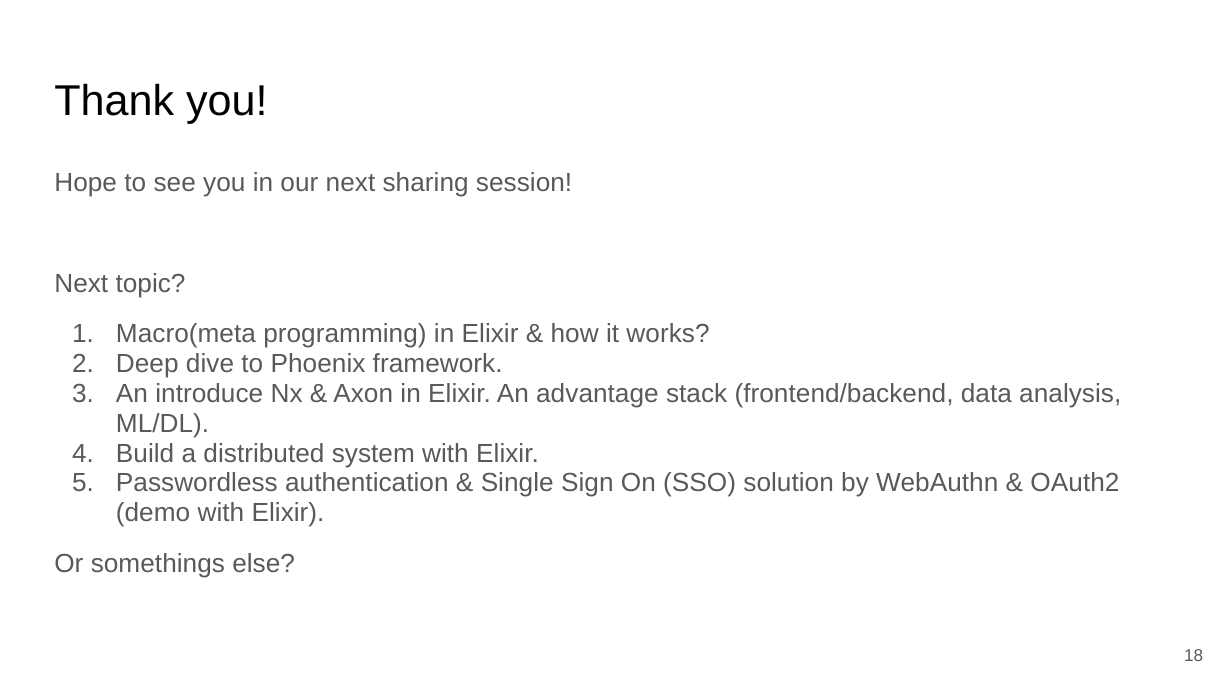
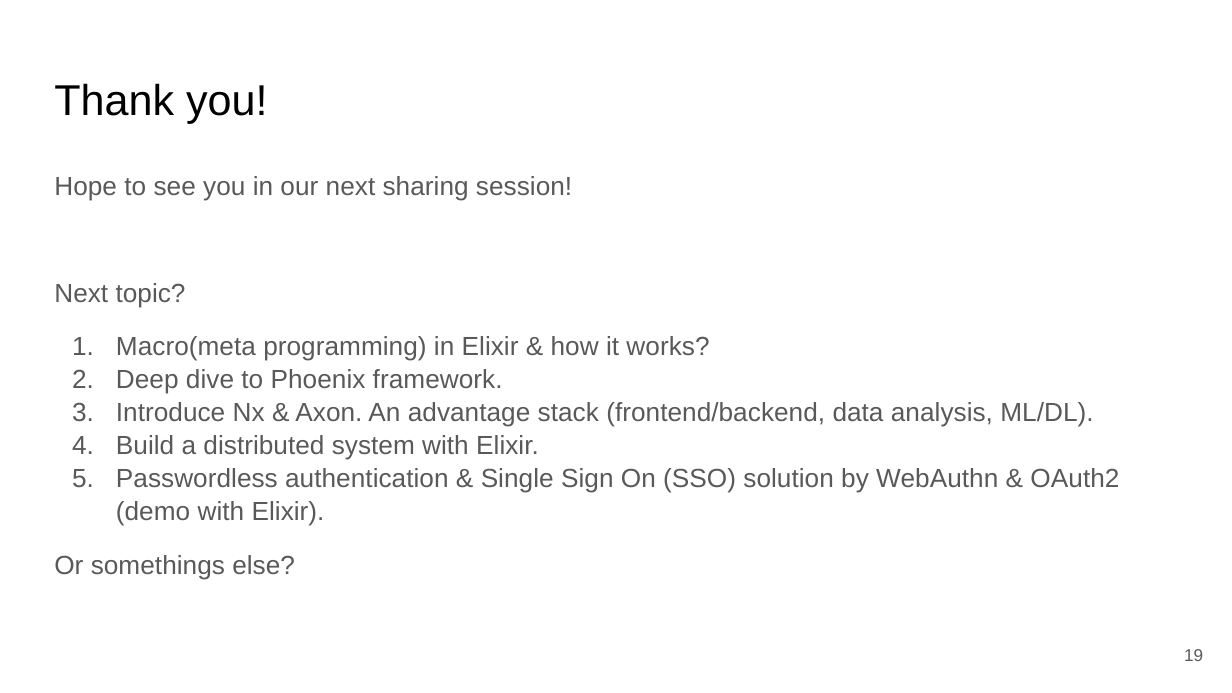
Before and after one commit to ohhi-vn/live_pub_demo, a slide deck: slide 19 of slide/Phoenix LiveView & Pubsub for Realtime & Scalable web app.pptx (slide 18 before the commit). Drawn at 1232x693 pixels with LibreOffice and Linux fonts; fonts in the diff are those of the drawing. Boxes give left, top, right and bottom in pixels: in the first picture for what was removed or moved away, otherwise in the second. Text is boxed around its words. In the diff, an @@ line names an element or a change of style, - is before the commit and + after.

```diff
--- a/slide/Phoenix LiveView & Pubsub for Realtime & Scalable web app.pptx
+++ b/slide/Phoenix LiveView & Pubsub for Realtime & Scalable web app.pptx
@@ text at (54,176,1119,580): line spacing 0.95 to 1.05 @@
@@ text at (116,402,1093,427): text changed @@
-3. An introduce Nx & Axon in Elixir. An advantage stack (frontend/backend, data analysis, ML/DL).
+3. Introduce Nx & Axon. An advantage stack (frontend/backend, data analysis, ML/DL).
@@ page number at (1184,649,1203,661): text changed @@
-18
+19
```
Also in this commit, not shown: 10 other slides changed, 1 slide added.
